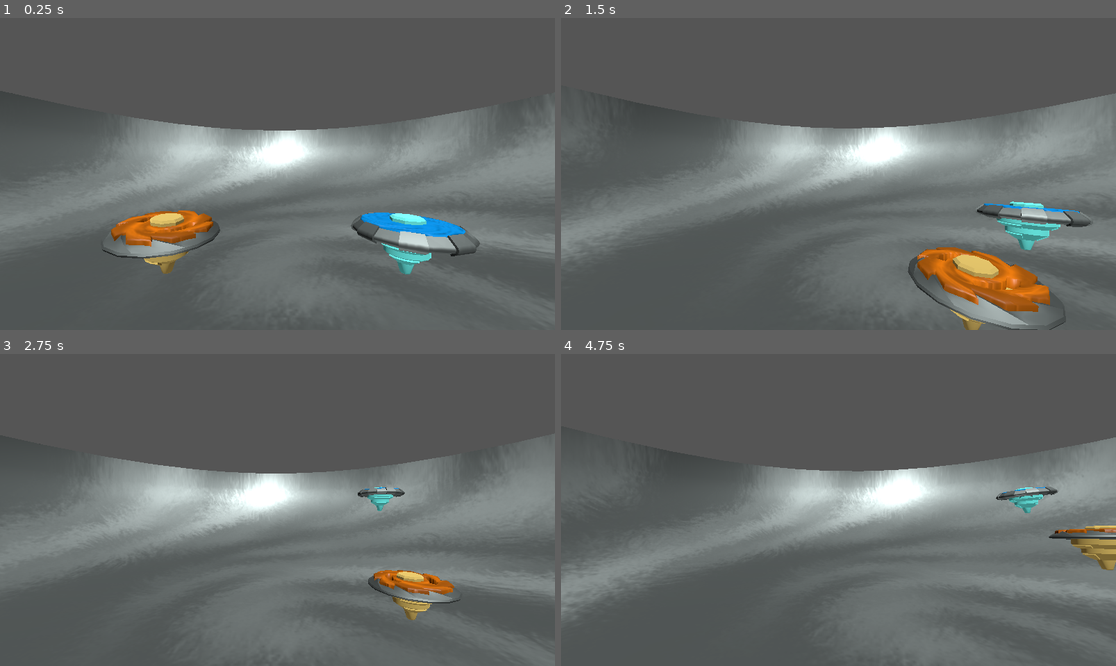
Above: before the commit, frames 1-4 (two rows, left to right).
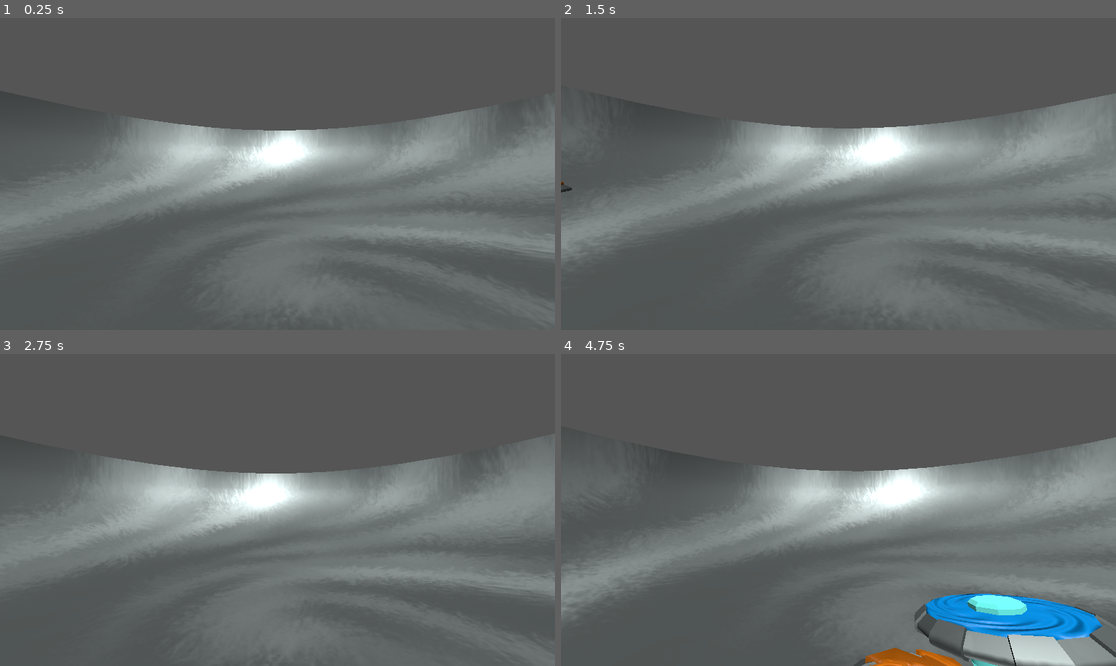
Above: after the commit, the same moments.

Repository: StudentLoanCyclone/StudentLoanCyclone
Game: Godot game, scene res://main.tscn
Same seed, same stepped clock (60 frames per second), same inputs: the game is played once before the commit and once after it.
Inputs (mouse positions are in pixels of both pictures, inside the frame that each line leads up to):
- Up to frame 1 (0.25 s): no input
- Up to frame 2 (1.5 s): tap Enter at 0.5 s; move the mouse to (866, 174) at 0.52 s; press the mouse at (866, 174) at 0.53 s; right-click (866, 174) at 0.8 s; move the mouse to (810, 174) at 1.27 s; release the mouse at (810, 174) at 1.28 s; right-click (810, 174) at 1.35 s
- Up to frame 3 (2.75 s): click (249, 510) at 1.55 s; move the mouse to (288, 503) at 2.02 s; press the mouse at (288, 503) at 2.03 s; right-click (288, 503) at 2.3 s
- Up to frame 4 (4.75 s): move the mouse to (832, 516) at 2.77 s; release the mouse at (832, 516) at 2.78 s; right-click (832, 516) at 2.85 s; click (832, 516) at 3.05 s; move the mouse to (877, 513) at 3.52 s; press the mouse at (877, 513) at 3.53 s; right-click (877, 513) at 3.8 s; move the mouse to (794, 506) at 4.27 s; release the mouse at (794, 506) at 4.28 s; right-click (794, 506) at 4.35 s; click (794, 506) at 4.55 s

The runs differ from the first frame. In frame 1, 4.3% of the frame differs, in the area x 18-87%, y 61-83%; in frame 2, 5.4%; in frame 3, 1.6%; in frame 4, 8.1%, in the area x 53-100%, y 42-100%.

Commit message:
added player control

Diff:
--- a/student-loan-cyclone/cyclone.gd
+++ b/student-loan-cyclone/cyclone.gd
@@ -1,8 +1,8 @@
 extends RigidBody3D
 
 
-@export var initial_spin :float = 200.00
-@export var spin_decay :float = 5.0
+@export var initial_spin :float = 100.00
+@export var spin_decay :float = 10.0
 
 
 var current_spin: float = 0
@@ -20,10 +20,11 @@
 
 	#apply force
 	angular_velocity.y = current_spin
+	print(current_spin)
 
 
 	#wobble when slowing
-	var upright_strength = (current_spin/initial_spin) * 10
+	var upright_strength = (current_spin/initial_spin)
 	var current_upright = global_transform.basis.y
 	var upright_target = Vector3.UP
 
@@ -31,11 +32,14 @@
 
 	apply_torque(correction_torque)
 
+	linear_velocity.y = clampf(linear_velocity.y,-200, 30)
+
 func _input(event):
-	if event.is_action_pressed("attack"):
-		attack()
-	if event.is_action_pressed("defend"):
-		defend()
+	if self.is_in_group("player"):
+		if event.is_action_pressed("attack"):
+			attack()
+		if event.is_action_pressed("defend"):
+			defend()
 
 func launch():
 	current_spin = initial_spin
@@ -47,6 +51,7 @@
 
 func attack():
 	var chasedir = (target.global_position - global_position).normalized()
+	current_spin += 10
 
 	linear_velocity = chasedir * 10
 
@@ -54,7 +59,5 @@
 	pass
 
 
-
-
 func _on_area_3d_body_entered(body):
 	target = body
--- a/student-loan-cyclone/cyclone_model.tscn
+++ b/student-loan-cyclone/cyclone_model.tscn
@@ -158,7 +158,7 @@
 [node name="CycloneModelFire" type="Node3D" groups=["spinner"]]
 
 [node name="RigidBody3D" type="RigidBody3D" parent="." groups=["spinner"]]
-mass = 5.0
+mass = 30.0
 physics_material_override = SubResource("PhysicsMaterial_i77v7")
 script = ExtResource("1_wmcot")
 
@@ -198,7 +198,7 @@
 [node name="Area3D" type="Area3D" parent="RigidBody3D"]
 
 [node name="CollisionShape3D" type="CollisionShape3D" parent="RigidBody3D/Area3D"]
-transform = Transform3D(20, 0, 0, 0, 20, 0, 0, 0, 20, 0, 0, 0)
+transform = Transform3D(50, 0, 0, 0, 50, 0, 0, 0, 50, 0, 0, 0)
 shape = SubResource("SphereShape3D_wmcot")
 
 [connection signal="body_entered" from="RigidBody3D/Area3D" to="RigidBody3D" method="_on_area_3d_body_entered"]
--- a/student-loan-cyclone/cyclone_model_swirl.tscn
+++ b/student-loan-cyclone/cyclone_model_swirl.tscn
@@ -144,10 +144,10 @@
 
 [sub_resource type="SphereShape3D" id="SphereShape3D_wmcot"]
 
-[node name="CycloneModelSwirl" type="Node3D" groups=["spinner"]]
+[node name="CycloneModelSwirl" type="Node3D" groups=["player", "spinner"]]
 
-[node name="RigidBody3D" type="RigidBody3D" parent="." groups=["spinner"]]
-mass = 5.0
+[node name="RigidBody3D" type="RigidBody3D" parent="." groups=["player", "spinner"]]
+mass = 30.0
 physics_material_override = SubResource("PhysicsMaterial_i77v7")
 script = ExtResource("1_vic1j")
 
@@ -187,7 +187,7 @@
 [node name="Area3D" type="Area3D" parent="RigidBody3D"]
 
 [node name="CollisionShape3D" type="CollisionShape3D" parent="RigidBody3D/Area3D"]
-transform = Transform3D(20, 0, 0, 0, 20, 0, 0, 0, 20, 0, 0, 0)
+transform = Transform3D(50, 0, 0, 0, 50, 0, 0, 0, 50, 0, 0, 0)
 shape = SubResource("SphereShape3D_wmcot")
 
 [connection signal="body_entered" from="RigidBody3D/Area3D" to="RigidBody3D" method="_on_area_3d_body_entered"]
--- /dev/null
+++ b/student-loan-cyclone/enemy_spawn.gd
@@ -0,0 +1,11 @@
+extends Node3D
+
+@export var spinner : PackedScene
+
+
+
+
+
+# Called when the node enters the scene tree for the first time.
+func _ready():
+	pass
--- a/student-loan-cyclone/main.tscn
+++ b/student-loan-cyclone/main.tscn
@@ -88,7 +88,7 @@
 debug_color = Color(0.9842692, 0, 0.3406717, 1)
 
 [node name="CycloneModel" parent="." instance=ExtResource("3_h2yge")]
-transform = Transform3D(1, 0, 0, 0, 1, 0, 0, 0, 1, -4, -9.021, 0)
+transform = Transform3D(1, 0, 0, 0, 1, 0, 0, 0, 1, -18.530058, -3.1673079, 0)
 
 [node name="CycloneModelSwirl" parent="." instance=ExtResource("4_1bvp3")]
-transform = Transform3D(1, 0, 0, 0, 1, 0, 0, 0, 1, 4, -9.021, 0)
+transform = Transform3D(1, 0, 0, 0, 1, 0, 0, 0, 1, 19.281153, -2.9757347, 0)
--- a/student-loan-cyclone/project.godot
+++ b/student-loan-cyclone/project.godot
@@ -18,6 +18,7 @@
 [global_group]
 
 spinner="group for all the spinning tops"
+player=""
 
 [input]
 
Not shown, added: student-loan-cyclone/enemy_spawn.gd.uid
